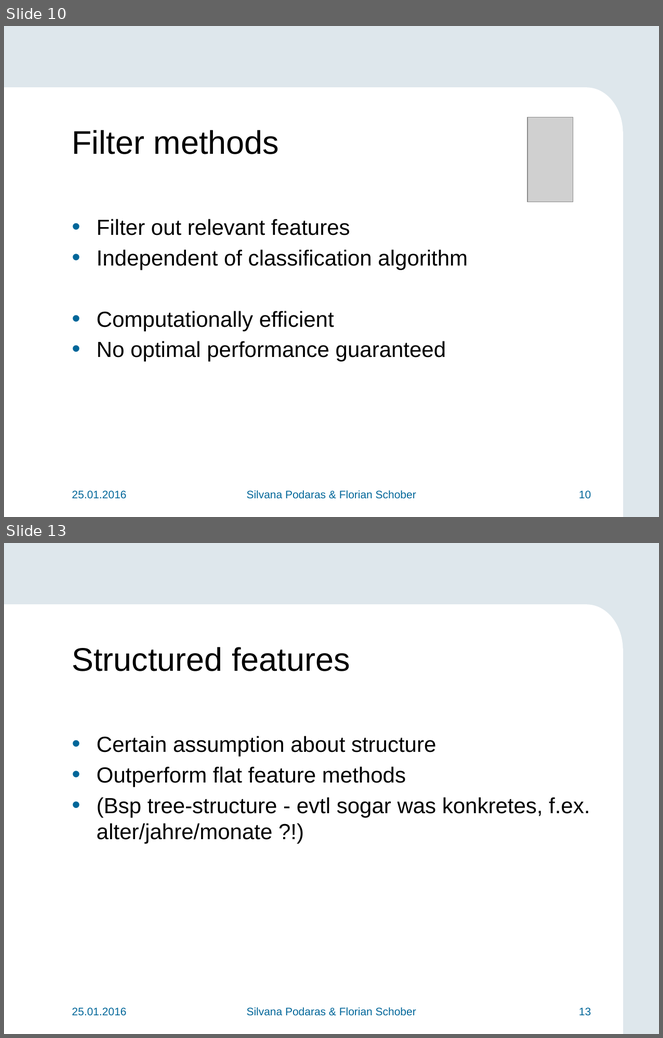
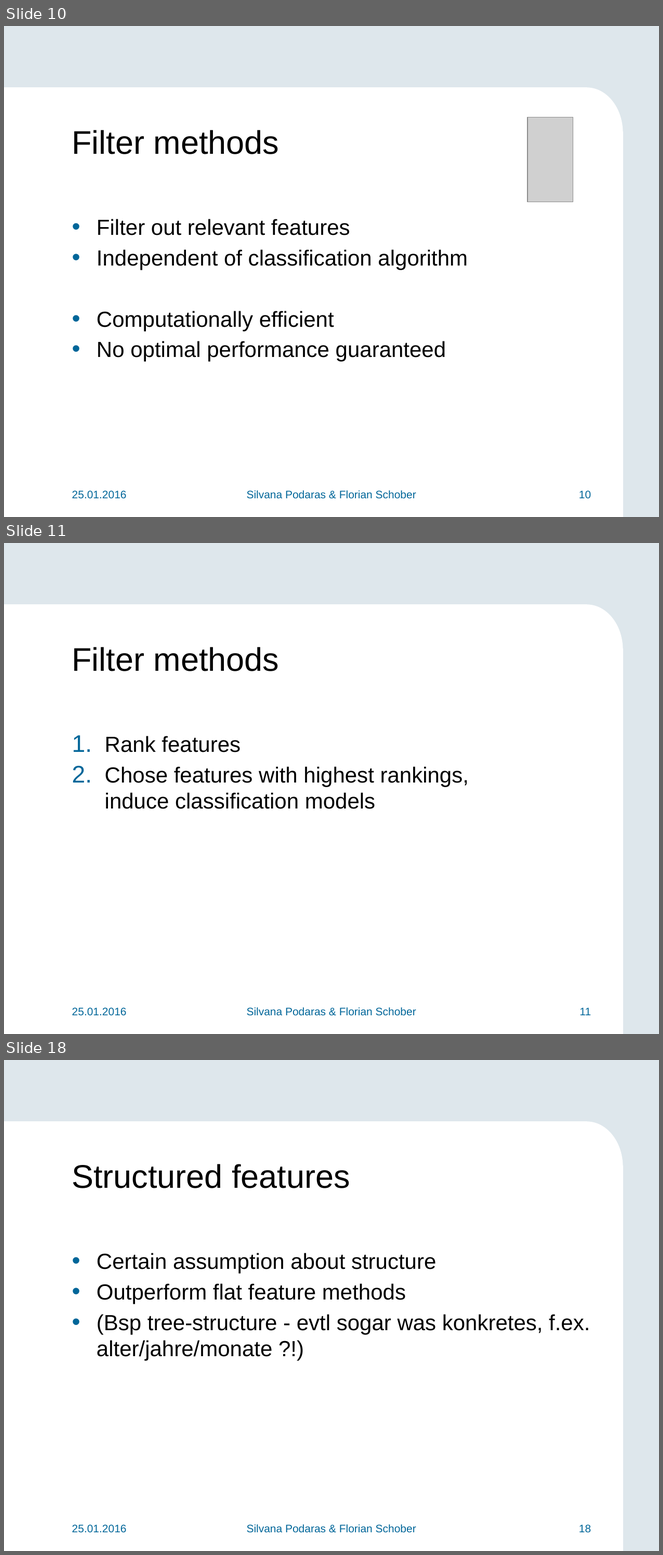
Before and after one commit to teretrus/VisSeminar, a slide deck: presentation/Presentation.pptx. Shown one above the other, each under a label of ours: slides 10 and 13 before the commit, slides 10, 11 and 18 after it; the slides between them are not shown. The pictures are 663x1038 and 663x1555 pixels, drawn with LibreOffice and Linux fonts; fonts in the diff are those of the drawing; grey boxes stand for pictures; background and template pictures are left out. Boxes give left, top, right and bottom in pixels: in the first picture for what was removed or moved away, otherwise in the second. Text is boxed around its words. In the diff, an @@ line names an element or a change of style, - is before the commit and + after.

Commit message:
praesentation 1st version  silvana

```diff
--- a/presentation/Presentation.pptx
+++ b/presentation/Presentation.pptx
@@ slide 11 added at bbox=[4, 543, 659, 1034], background #DEE7EC; not listed: 3 template elements that a slide beside it also shows @@
@@ title added at bbox=[72, 647, 279, 671], 36 pt, text #000000 @@
+Filter methods
@@ text added at bbox=[105, 736, 469, 809], 24 pt, text #000000 @@
+1. Rank features
+2. Chose features with highest rankings,
+   induce classification models
@@ text added at bbox=[72, 1008, 127, 1016], 12 pt, text #006699 @@
+25.01.2016
@@ text added at bbox=[247, 1007, 416, 1016], 12 pt, text #006699 @@
+Silvana Podaras & Florian Schober
@@ page number added at bbox=[580, 1008, 591, 1016], 12 pt, text #006699 @@
+11
@@ what was slide 13 is now slide 18 @@
@@ page number at bbox=[579, 1525, 591, 1533]: text changed @@
-13
+18
```
Also in this commit, not shown: 2 slides changed, 4 other slides added.
